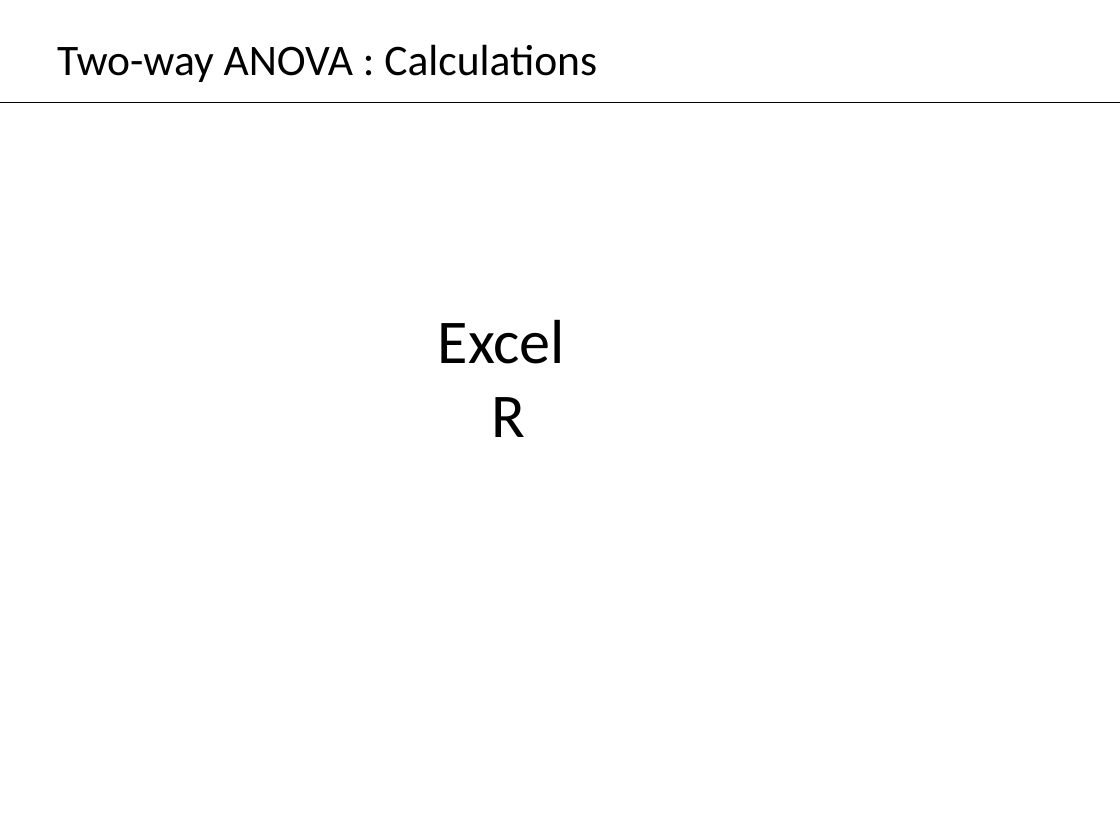
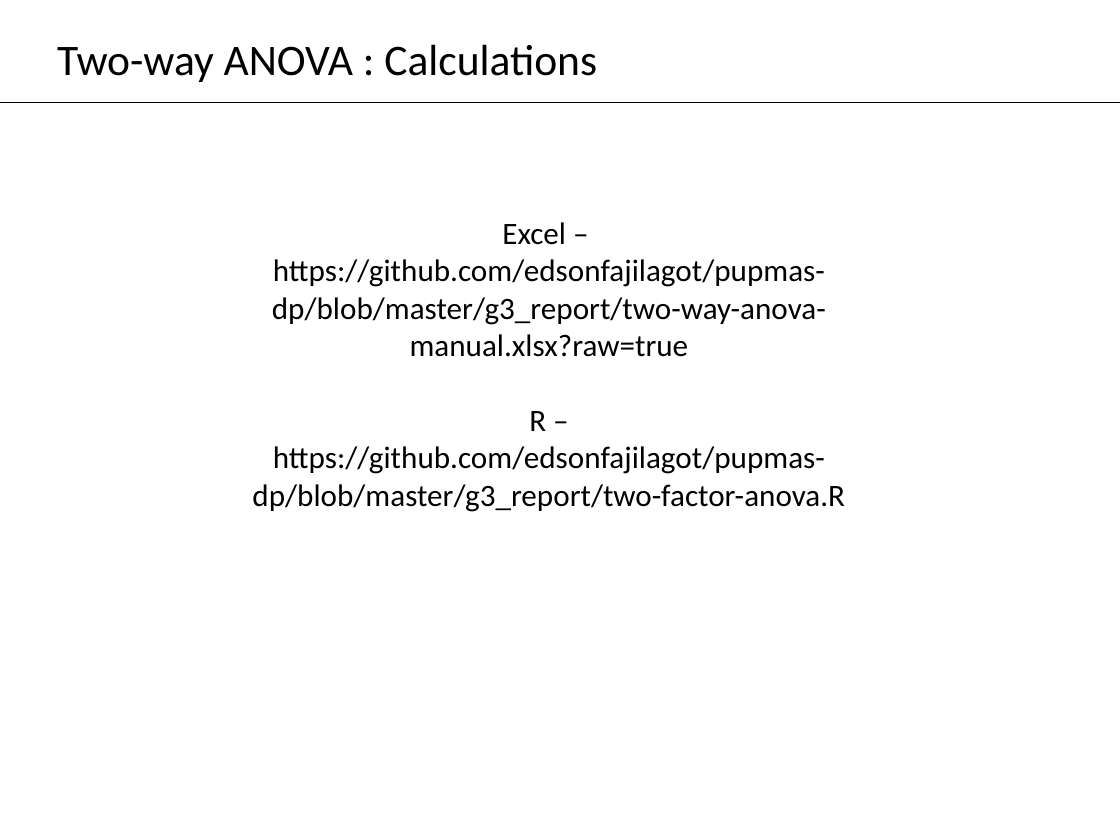
Before and after one commit to edsonfajilagot/pupmas-dp, a slide deck: slide 7 of g3_report/two-way-anova.pptx. Drawn at 1120x840 pixels with LibreOffice and Linux fonts; fonts in the diff are those of the drawing. Boxes give left, top, right and bottom in pixels: in the first picture for what was removed or moved away, otherwise in the second. Text is boxed around its words. In the diff, an @@ line names an element or a change of style, - is before the commit and + after.

Commit message:
change ppt

```diff
--- a/g3_report/two-way-anova.pptx
+++ b/g3_report/two-way-anova.pptx
@@ text at [252, 222, 845, 512]: text changed; size 40 to 20 pt @@
-Excel
-R
+Excel –
+https://github.com/edsonfajilagot/pupmas-dp/blob/master/g3_report/two-way-anova-manual.xlsx?raw=true
+R –
+https://github.com/edsonfajilagot/pupmas-dp/blob/master/g3_report/two-factor-anova.R
```
